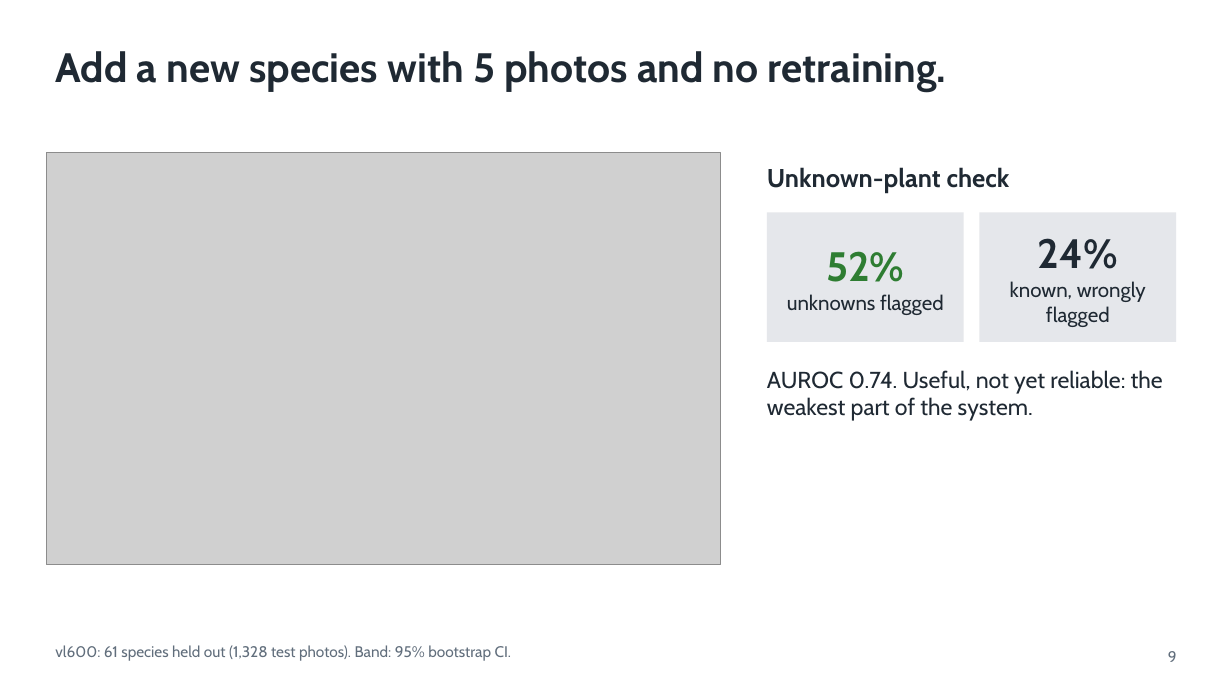
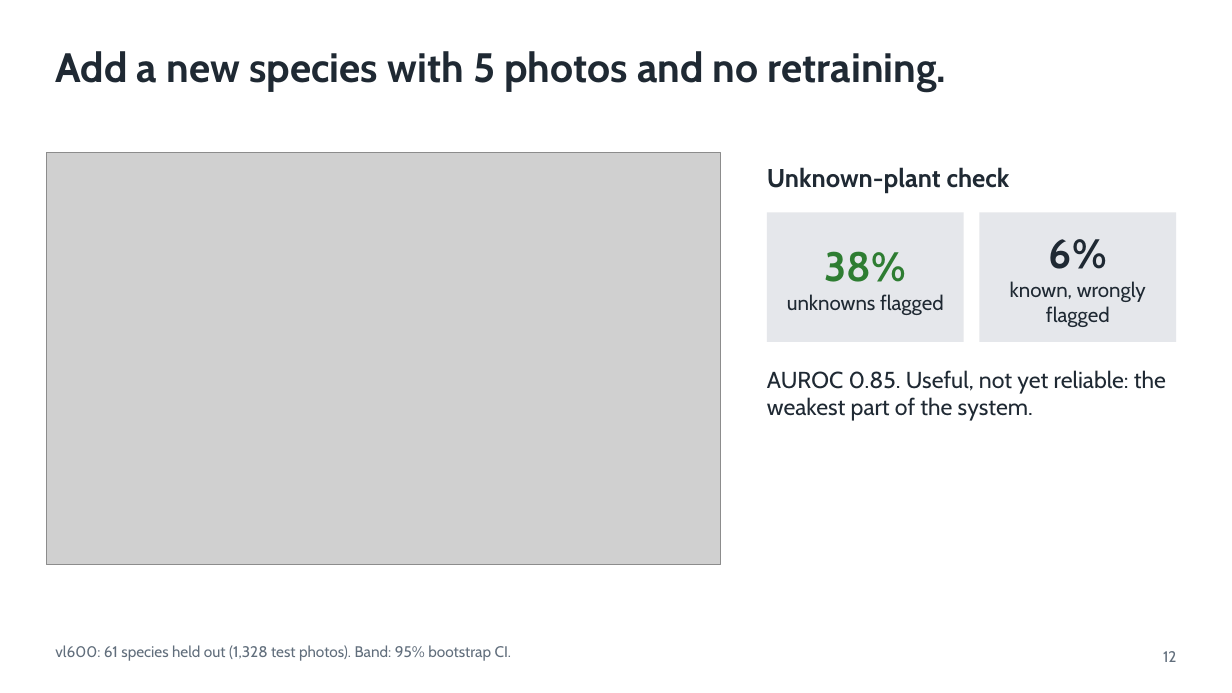
Before and after one commit to shadowBit01/Plant-Classifier-model, a slide deck: slide 12 of pitch/VanaLens.pptx (slide 9 before the commit). Drawn at 1232x693 pixels with LibreOffice and Linux fonts; fonts in the diff are those of the drawing; grey boxes stand for pictures. Boxes give left, top, right and bottom in pixels: in the first picture for what was removed or moved away, otherwise in the second. Text is boxed around its words. In the diff, an @@ line names an element or a change of style, - is before the commit and + after.

```diff
--- a/pitch/VanaLens.pptx
+++ b/pitch/VanaLens.pptx
@@ text in rectangle at [1049,239,1107,269]: text changed @@
-24%
+6%
@@ text in rectangle at [825,251,906,282]: text changed @@
-52%
+38%
@@ text at [767,370,1166,421]: text changed @@
-AUROC 0.74. Useful, not yet reliable: the weakest part of the system.
+AUROC 0.85. Useful, not yet reliable: the weakest part of the system.
@@ text at [1163,651,1177,662]: text changed @@
-9
+12
```
Also in this commit, not shown: 9 other slides changed, 3 slides added, 31 other files.
